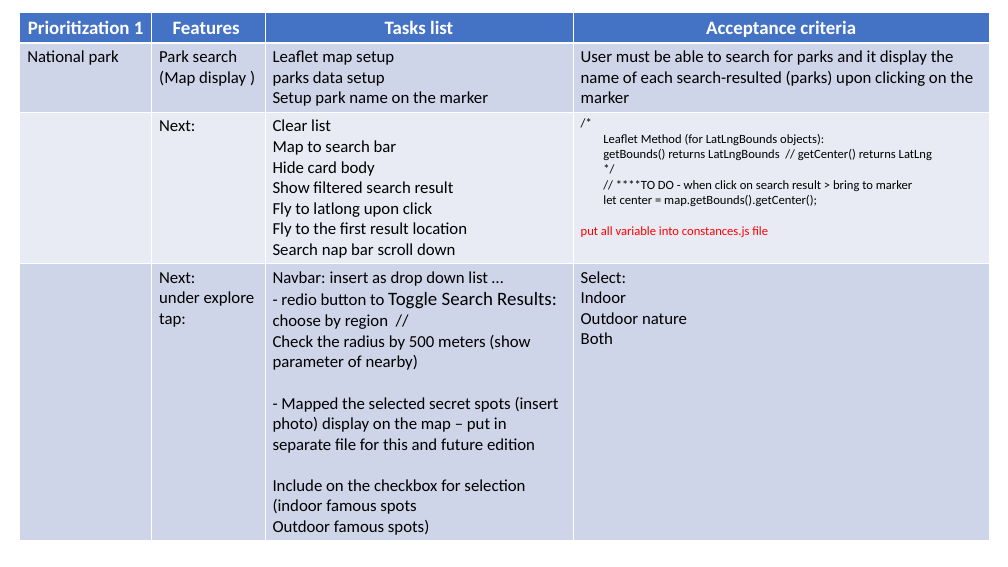
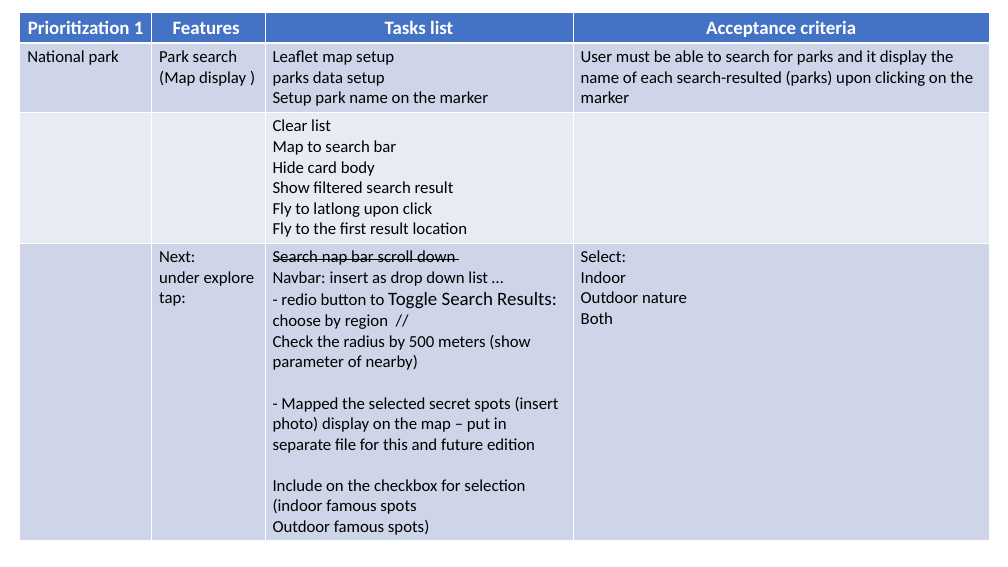
Before and after one commit to annette-p/pre-wedding-photoshoot-locations, a slide deck: slide 8 of wireframe.pptx (slide 7 before the commit). Drawn at 1008x567 pixels with LibreOffice and Linux fonts; fonts in the diff are those of the drawing. Boxes give left, top, right and bottom in pixels: in the first picture for what was removed or moved away, otherwise in the second. Text is boxed around its words. In the diff, an @@ line names an element or a change of style, - is before the commit and + after.

```diff
--- a/wireframe.pptx
+++ b/wireframe.pptx
@@ table at [20, 12, 990, 539] @@
-row 3:  | Next: | Clear list / Map to search bar / Hide card body / Show filtered search result / Fly to latlong upon click / Fly to the first result location / Search nap bar scroll down | /* / Leaflet Method (for LatLngBounds objects): / getBounds() returns LatLngBounds // getCenter() returns LatLng / */ / // ****TO DO - when click on search result > bring to marker / let center = map.getBounds().getCenter(); / put all variable into constances.js file
+row 3:  |  | Clear list / Map to search bar / Hide card body / Show filtered search result / Fly to latlong upon click / Fly to the first result location | 
-row 4, column 3: Navbar: insert as drop down list … / - redio button to Toggle Search Results: / choose by region // / Check the radius by 500 meters (show parameter of nearby) / - Mapped the selected secret spots (insert photo) display on the map – put in separate file for this and future edition / Include on the checkbox for selection / (indoor famous spots / Outdoor famous spots)
+row 4, column 3: Search nap bar scroll down / Navbar: insert as drop down list … / - redio button to Toggle Search Results: / choose by region // / Check the radius by 500 meters (show parameter of nearby) / - Mapped the selected secret spots (insert photo) display on the map – put in separate file for this and future edition / Include on the checkbox for selection / (indoor famous spots / Outdoor famous spots)
```
Also in this commit, not shown: 2 other slides changed, 1 slide added, 6 other files.
